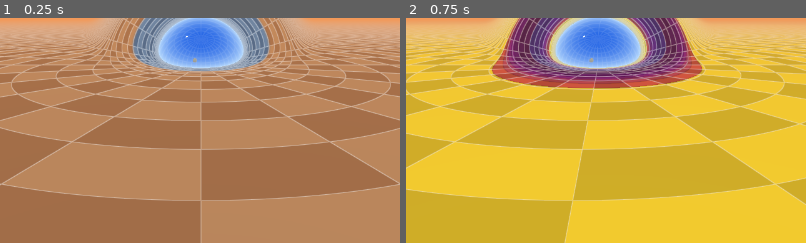
Above: before the commit, frames 1-2 (left to right).
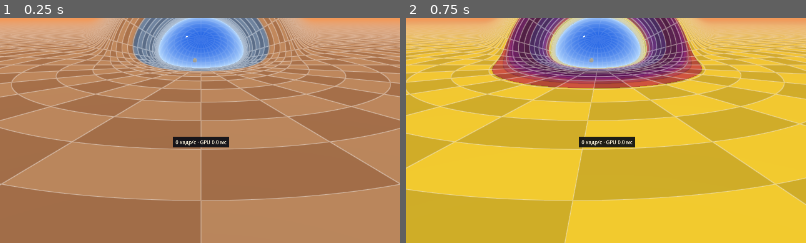
Above: after the commit, the same moments.

Repository: pomid0rko0/steam-frame-wromhole
Game: Godot game, scene res://main.tscn
The game is run twice, just before and just after one commit, with the same random seed, the same clock (stepped at 60 frames per second) and the same inputs.
Inputs (mouse positions are % of the whole screen's width and height, from its top left):
- Up to frame 1 (0.25 s): no input
- Up to frame 2 (0.75 s): tap Enter at 0.5 s; move the mouse to (72, 45) at 0.52 s; hold D from 0.53 s (still down); hold G from 0.53 s (still down); click (72, 45) at 0.67 s
The pictures show only the part of the screen within x 25-75%, y 50-100%; the shares and areas given below are measured in that part.

The runs differ from the first frame. In frame 1, 0.7% of the frame differs, in the area x 43-58%, y 52-58%; in frame 2, 0.7%.

Commit message:
Renderer: one table texel for the whole fillet, the fog's path by chords, one Newton step for the floor, one RK4 step for the eye; bodies' detail by distance
The floor background is opaque (Godot drew it after transparent overlays); the app's tables
are checked against ref/tables.py exactly; tests/shot.gd and tests/frame_time.gd look at and
time poses on the desktop.

Co-Authored-By: Claude Opus 5.5 <noreply@anthropic.com>
Claude-Session: https://claude.ai/code/session_01RfyTkx5iMEWH5HkJvPfwUZ

Diff:
--- a/godot/project.godot
+++ b/godot/project.godot
@@ -73,6 +73,11 @@
 "value": ""
 }
 
+sp_ytab={
+"type": "sampler2D",
+"value": ""
+}
+
 head_n={
 "type": "vec3",
 "value": Vector3(1, 0, 0)
--- a/godot/renderer.gd
+++ b/godot/renderer.gd
@@ -31,7 +31,7 @@
 const BACK_PRIORITY := 100      # the floor and sky after every body
 # a ball's mesh: radial segments (rings half as many) by detail level; a cube's face: segments a side
 const BALL_SEGMENTS := [16, 32, 64, 128]
-const CUBE_SEGMENTS := [1, 4, 16, 32]
+const CUBE_SEGMENTS := [1, 4, 8, 16]
 const STATIC_COLORS := {"spheres_A": [Color(0.80, 0.15, 0.10), Color(0.95, 0.75, 0.15), Color(0.75, 0.75, 0.78)],
 		"spheres_B": [Color(0.75, 0.15, 0.70), Color(0.15, 0.75, 0.30), Color(0.20, 0.35, 0.85)],
 		"pillars_A": [Color(0.85, 0.80, 0.70)], "boxes_B": [Color(0.90, 0.90, 0.95)]}
@@ -48,6 +48,7 @@
 var balls: Array[MeshInstance3D] = []
 var cubes: Array[MeshInstance3D] = []
 var statics: Array[MeshInstance3D] = []
+var static_meshes: Array = []   # per static object: its mesh at each level of detail
 var arrows: MeshInstance3D
 var ball_meshes: Array[Mesh] = []
 var cube_meshes: Array[Mesh] = []
@@ -77,6 +78,7 @@
 	var tabs := space.shader_tables()
 	g.global_shader_parameter_set(&"sp_tab", ImageTexture.create_from_image(tabs[0]))
 	g.global_shader_parameter_set(&"sp_ptab", ImageTexture.create_from_image(tabs[1]))
+	g.global_shader_parameter_set(&"sp_ytab", ImageTexture.create_from_image(tabs[2]))
 	print("renderer: the fillet's tables in %d ms" % (Time.get_ticks_msec() - t0))
 	upload_gravity()
 	sky.shader = SKY[0]
@@ -127,7 +129,7 @@
 
 
 ## scene.json's objects: chart meshes of their universes (kind 2: the mesh's vertices are chart
-## positions about its centre).
+## positions about its centre), each at every level of detail (set_head picks one).
 func _add_statics(parent: Node) -> void:
 	for key: String in ["spheres_A", "spheres_B", "pillars_A", "boxes_B"]:
 		var rows: Array = scene[key]
@@ -136,36 +138,51 @@
 			var m := _body(parent, 2)
 			var mat := m.material_override as ShaderMaterial
 			var centre := Vector3(o[0], o[1], o[2])
-			if key.begins_with("spheres"):
-				var s := SphereMesh.new()
-				s.radius = o[3]
-				s.height = 2.0 * o[3]
-				s.radial_segments = 128 if o[3] >= 2.0 else 96
-				s.rings = s.radial_segments / 2
-				m.mesh = s
-			elif key.begins_with("pillars"):
-				var c := CylinderMesh.new()
-				c.top_radius = o[2]
-				c.bottom_radius = o[2]
-				c.height = o[3]
-				c.radial_segments = 64
-				c.rings = 24
-				m.mesh = c
+			var size: float = o[3]
+			var levels := []
+			for lvl in BALL_SEGMENTS.size():
+				var n: int = BALL_SEGMENTS[lvl]
+				if key.begins_with("spheres"):
+					var sm := SphereMesh.new()
+					sm.radius = size
+					sm.height = 2.0 * size
+					sm.radial_segments = n
+					sm.rings = n / 2
+					levels.append(sm)
+				elif key.begins_with("pillars"):
+					var c := CylinderMesh.new()
+					c.top_radius = o[2]
+					c.bottom_radius = o[2]
+					c.height = o[3]
+					c.radial_segments = n
+					c.rings = n / 4          # along its height: the eye's geodesics bend it near the throat
+					levels.append(c)
+				else:
+					var b := BoxMesh.new()
+					var k: int = CUBE_SEGMENTS[lvl]
+					b.size = Vector3.ONE * 2.0 * size
+					b.subdivide_width = k - 1
+					b.subdivide_height = k - 1
+					b.subdivide_depth = k - 1
+					levels.append(b)
+			m.set_meta(&"radius", o[2] if key.begins_with("pillars") else size)
+			if key.begins_with("pillars"):
 				centre = Vector3(o[0], o[1], 0.5 * o[3])
-			else:
-				var b := BoxMesh.new()
-				b.size = Vector3.ONE * 2.0 * o[3]
-				b.subdivide_width = 11
-				b.subdivide_height = 11
-				b.subdivide_depth = 11
-				m.mesh = b
+				size = maxf(o[2], 0.5 * o[3])
 			var cols: Array = STATIC_COLORS[key]
 			var col: Color = cols[mini(i, cols.size() - 1)]
+			var side := 1.0 if key.ends_with("A") else -1.0
 			mat.set_shader_parameter(&"centre", Vector4(centre.x, centre.y, centre.z, 0.0))
-			mat.set_shader_parameter(&"side", 1.0 if key.ends_with("A") else -1.0)
+			mat.set_shader_parameter(&"side", side)
+			mat.set_shader_parameter(&"size", size)
 			mat.set_shader_parameter(&"color", Vector3(col.r, col.g, col.b))
+			# its centre in R^4, for its detail
+			var p := space.point_from_chart(side, centre)
+			m.set_meta(&"r4", space.embed(p[0], p[1]))
+			m.mesh = levels[1]
 			m.visible = true
 			statics.append(m)
+			static_meshes.append(levels)
 
 
 ## The surface n.x = 0 through the throat, above the floor, as a grid in (l, a): VERTEX.xy.
@@ -214,21 +231,51 @@
 			m.mesh = ball_meshes[_detail(m.material_override as ShaderMaterial)]
 	for m in cubes:
 		if m.visible:
-			m.mesh = cube_meshes[_detail(m.material_override as ShaderMaterial)]
-
-
-## A body's level of detail, 0..3: by its size over its distance from the head; a level finer
-## where it or the head is near the curved zone (the eye's geodesics bend there, and through the
-## throat a body is seen enlarged). A ball of n segments sags pi^2 / 2n^2 of its radius between
-## them: level 3 (128) keeps that under a third of a pixel (about 1 mrad) for a ball one radius away.
+			var mat := m.material_override as ShaderMaterial
+			var c: Vector4 = mat.get_shader_parameter(&"centre")
+			var size: float = 1.8 * mat.get_shader_parameter(&"size")
+			m.mesh = cube_meshes[_detail_at(c, size) if not _straight(c, size) else 0]
+	for i in statics.size():
+		var m := statics[i]
+		if m.visible:
+			var mat := m.material_override as ShaderMaterial
+			m.mesh = static_meshes[i][_detail_at(m.get_meta(&"r4"), m.get_meta(&"radius"), mat.get_shader_parameter(&"size"))]
+
+
+## A body's level of detail, 0..3: a ball of n segments sags pi^2 / 2n^2 of its radius between
+## them, under half a pixel (about 1 mrad here) with n about 100 sqrt(radius / distance), the levels'
+## 16, 32, 64, 128; the distance: in R^4 on the head's side, through the throat (its radii from the
+## centre and the cylinder) on the other. The eye's geodesics bend little over a far body's
+## extent, so the curved space adds a level only where they bend most: a body in or near the
+## curved zone. A cube's or box's face seen
+## straight in a flat universe (sp_toward's own straight case: the head and the body on one side,
+## the line between them clear of the curved zone) is drawn exactly by one quad.
 func _detail(mat: ShaderMaterial) -> int:
-	var c: Vector4 = mat.get_shader_parameter(&"centre")
-	var size: float = mat.get_shader_parameter(&"size")
-	var d := maxf((c - head_point).length() - size, 0.05)
-	var ratio := size / d
-	var lvl := 0 if ratio < 0.02 else (1 if ratio < 0.08 else (2 if ratio < 0.3 else 3))
-	var near := absf(head_l) < space.L + 2.0 or (Vector3(c.x, c.y, c.z).length() < space.Rout + 2.0 and absf(c.w) < space.h + 0.5)
-	return mini(lvl + (1 if near else 0), 3)
+	return _detail_at(mat.get_shader_parameter(&"centre"), mat.get_shader_parameter(&"size"))
+
+
+## The same for a body at the point c of R^4: size its radius (or half size), reach how far it
+## reaches from c.
+func _detail_at(c: Vector4, size: float, reach := -1.0) -> int:
+	reach = size if reach < 0.0 else reach
+	var rc := Vector3(c.x, c.y, c.z).length()
+	var far := (c - head_point).length()
+	if c.w * head_point.w < 0.0:
+		far = maxf(far, rc + Vector3(head_point.x, head_point.y, head_point.z).length() + 2.0 * space.Lc)
+	var ratio := size / maxf(far - reach, 0.05)
+	var lvl := 0 if ratio < 0.025 else (1 if ratio < 0.1 else (2 if ratio < 0.4 else 3))
+	return mini(lvl + 1, 3) if rc < space.Rout + reach + 1.0 else lvl
+
+
+## Whether the head sees the body at c (size its reach) along straight lines of a flat universe.
+func _straight(c: Vector4, size: float) -> bool:
+	var hp := head_point
+	if absf(head_l) < space.L or hp.w * c.w <= 0.0 or absf(absf(c.w) - space.h) > 1e-3:
+		return false
+	var a := Vector3(hp.x, hp.y, hp.z)
+	var dv := Vector3(c.x, c.y, c.z) - a
+	var t := clampf(-a.dot(dv) / maxf(dv.length_squared(), 1e-12), 0.0, 1.0)
+	return (a + t * dv).length() > space.Rout + size
 
 
 ## Movable balls (pos: centres as points of R^4, col: colour and radius) and cubes (cpos: centres,
--- a/godot/shaders/sky_floor.gdshader
+++ b/godot/shaders/sky_floor.gdshader
@@ -1,4 +1,4 @@
 shader_type spatial;
-render_mode unshaded, cull_disabled, depth_draw_never, skip_vertex_transform, fog_disabled;
+render_mode unshaded, cull_disabled, skip_vertex_transform, fog_disabled;
 // The floor and the sky (sky_floor_view.gdshaderinc).
 #include "res://shaders/sky_floor_view.gdshaderinc"
--- a/godot/shaders/sky_floor_gravity.gdshader
+++ b/godot/shaders/sky_floor_gravity.gdshader
@@ -1,5 +1,5 @@
 shader_type spatial;
-render_mode unshaded, cull_disabled, depth_draw_never, skip_vertex_transform, fog_disabled;
+render_mode unshaded, cull_disabled, skip_vertex_transform, fog_disabled;
 // The floor and the sky, the floor coloured by gravity (the gravity views: Renderer.set_gravity_view).
 #define LK_GRAVITY
 #include "res://shaders/sky_floor_view.gdshaderinc"
--- /dev/null
+++ b/godot/tests/dump_tables.gd
@@ -0,0 +1,20 @@
+extends SceneTree
+## The fillet's tables as the app builds them (WormholeSpace.shader_tables), raw float32 into one
+## file each: ref/test_space_gpu.py checks the shader with exactly these and compares them with
+## ref/tables.py's.
+##   godot --headless --path . -s res://tests/dump_tables.gd -- out_prefix [rho0 h R]
+
+
+func _initialize() -> void:
+	var args := OS.get_cmdline_user_args()
+	var p := [Main.THROAT_RADIUS, Main.HALF_LENGTH, Main.FILLET]
+	if args.size() >= 4:
+		p = [float(args[1]), float(args[2]), float(args[3])]
+	var space := WormholeSpace.new(p[0], p[1], p[2])
+	var names := ["tab", "ptab", "ytab"]
+	var imgs := space.shader_tables()
+	for i in 3:
+		var f := FileAccess.open(args[0] + "_" + names[i] + ".f32", FileAccess.WRITE)
+		f.store_buffer(imgs[i].get_data())
+		f.close()
+	quit(0)
--- /dev/null
+++ b/godot/tests/frame_time.gd
@@ -0,0 +1,77 @@
+extends SceneTree
+## The frame's render time at poses on the desktop, to compare two builds at the same poses: a
+## relative measure of the work a frame does, and no more (the headset's speed check, bench.gd,
+## decides). Software Vulkan (lavapipe) shades vertices on one core and pixels on all, so there the
+## bodies' vertices read several times dearer against the pixels than on a GPU. Prints "ft <label>
+## <ms> <triangles>" per pose: the median frame of FRAMES. BARE=1: no bodies, the floor and the sky
+## alone.
+##   godot --path . --resolution 1280x720 -s res://tests/frame_time.gd
+
+const FRAMES := 12
+# [label, l, degrees right, degrees up, a cube that many m in front (0: none)]
+const POSES := [["start", 11.57, 0.0, 0.0, 0.0], ["edge", 5.0, 0.0, 0.0, 0.0], ["edge_down", 5.0, 0.0, -35.0, 0.0],
+	["throat", 0.0, 0.0, 0.0, 0.0], ["throat_side", 0.0, 90.0, 0.0, 0.0], ["b_edge", -5.7, 160.0, -5.0, 0.0],
+	["start_cube", 11.57, 0.0, 0.0, 0.25], ["edge_cube", 5.0, 0.0, 0.0, 0.25], ["edge_down_cube", 5.0, 0.0, -35.0, 0.25],
+	["throat_cube", 0.0, 0.0, 0.0, 0.25], ["boundary_cube", 5.6, 0.0, -10.0, 0.2]]
+
+var main: Main
+var frames := 0
+var pose := -1
+var times: Array = []
+var cube: BallWorld.Cube
+
+
+var bare := OS.get_environment("BARE") != ""     # no bodies: the floor and the sky alone (new build)
+
+
+func _initialize() -> void:
+	main = load("res://main.tscn").instantiate() as Main
+	main.xr_name = "none"
+	if bare:
+		main.toys.enabled = false
+	root.add_child(main)
+
+
+func _process(_delta: float) -> bool:
+	frames += 1
+	if frames == 2:
+		main.menu.visible = false
+		main.hold = true
+		main.camera.position = Vector3(0.0, 1.6, 0.0)
+		RenderingServer.viewport_set_measure_render_time(root.get_viewport_rid(), true)
+		if bare:
+			main.renderer.show_statics(false)
+			main.renderer.set_objects(PackedVector4Array(), PackedVector4Array())
+		_next()
+		return false
+	if pose < 0:
+		return false
+	var t := RenderingServer.viewport_get_measured_render_time_gpu(root.get_viewport_rid())
+	if frames > 6:
+		times.append(t)
+	if times.size() >= FRAMES:
+		times.sort()
+		print("ft %s %.2f %d" % [POSES[pose][0], times[times.size() / 2],
+				RenderingServer.get_rendering_info(RenderingServer.RENDERING_INFO_TOTAL_PRIMITIVES_IN_FRAME)])
+		if pose + 1 >= POSES.size():
+			return true
+		_next()
+	return false
+
+
+func _next() -> void:
+	pose += 1
+	frames = 2
+	times.clear()
+	var p: Array = POSES[pose]
+	main.place_on_axis(p[1], p[2], p[3])
+	if cube:
+		main.toys.world.cubes.erase(cube)
+		cube = null
+	if p[4] > 0.0 and not bare:
+		var sp: WormholeSpace = main.space
+		var hp := sp.geodesic(main.foot_l, main.foot_n, main.frame[1], 1.6, main.frame)
+		var hf: Array = hp[2]
+		var at := sp.geodesic(hp[0], hp[1], -hf[2], p[4] + 0.25, hf)
+		var F: Array = at[2]
+		cube = main.toys.world.add_cube(at[0], at[1], Vector4.ZERO, [F[0], F[1], F[2]], Vector3.ZERO, 0.25, Color(0.95, 0.45, 0.55))
--- /dev/null
+++ b/godot/tests/shot.gd
@@ -0,0 +1,32 @@
+extends SceneTree
+## A picture on the desktop: the scene at a pose, saved after a few frames (looking at a change).
+##   godot --path . --resolution 1280x720 -s res://tests/shot.gd -- out.png [l yaw pitch [cube_dist]]
+
+var main: Main
+var frames := 0
+var args: PackedStringArray
+
+
+func _initialize() -> void:
+	args = OS.get_cmdline_user_args()
+	main = load("res://main.tscn").instantiate() as Main
+	main.xr_name = "none"
+	root.add_child(main)
+
+
+func _process(_delta: float) -> bool:
+	frames += 1
+	if frames == 2:
+		main.menu.visible = false
+		main.camera.position = Vector3(0.0, 1.6, 0.0)
+		if args.size() >= 4:
+			main.hold = true
+			main.place_on_axis(float(args[1]), float(args[2]), float(args[3]))
+	if frames == 4 and args.size() >= 5:
+		main.bench._cube(float(args[4]))
+	if frames == 12:
+		var img := root.get_texture().get_image()
+		img.convert(Image.FORMAT_RGB8)
+		img.save_png(args[0])
+		return true
+	return false
--- a/godot/wormhole_space.gd
+++ b/godot/wormhole_space.gd
@@ -585,9 +585,13 @@
 ## The fillet's tables the shaders read (shaders/space.gdshaderinc, sp_tabAt): E(b, z) and F(b, z),
 ## the parts of a ray's sweep and path length over z (from the fillet's outer end, in the fillet's
 ## variable y) that are not linear in z. ref/tables.py builds the same in Python (ref/test_space_gpu.py
-## checks the shader with it); tests/space_test.gd compares the two. Columns: b by the square root
-## of its distance from rho0 on [0, rho0] and on [rho0, Rout]; knots z = TABLE_ZCAP v^2, v uniform;
-## texel (i, j) of each: the knots j and j + 1 of column i, value and slope times the knot spacing.
+## checks the shader with it); tests/space_test.gd compares the two. Columns (u = i / (TABLE_NB - 1)):
+## b = rho0 (1 - (1 - 2u)^2) up to rho0, then rho0 + (Rout - rho0) sin^2(pi (2u - 1) / 2): dense
+## near rho0, where the fillet's sweep varies fastest, and near Rout, where it goes to 0 as the
+## square root of Rout - b; knots z = TABLE_ZCAP v^2, v uniform; texel (i, j) of each: the knots j
+## and j + 1 of column i, value and slope times the knot spacing. The third, sp_ytab: E and F over
+## the whole fillet, at z = min(Y, TABLE_ZCAP) (Y its inner end), row 0 and 1, texel i: column i's
+## and i + 1's, value and slope per column.
 ## h >= fillet only (a cylinder between the fillets, maybe of length 0): docs/geometry.md.
 const TABLE_NB := 256          # space.gdshaderinc's SP_NB, SP_NZ, SP_ZCAP
 const TABLE_NZ := 64
@@ -599,7 +603,8 @@
 		0.18038078652406933, 0.08566224618958517]
 
 
-## [sp_tab, sp_ptab] as images (TABLE_NB x (TABLE_NZ - 1), RGBA float). Slow in GDScript: once.
+## [sp_tab, sp_ptab, sp_ytab] as images (TABLE_NB x (TABLE_NZ - 1), the last TABLE_NB x 2, RGBA
+## float). Slow in GDScript: once.
 func shader_tables() -> Array[Image]:
 	var s1 := sqrt(0.5)
 	var tab := PackedFloat32Array()
@@ -613,8 +618,7 @@
 	for a in [E, F, dE, dF]:
 		a.resize(TABLE_NZ)
 	for i in TABLE_NB:
-		var u := float(i) / (TABLE_NB - 1)
-		var b := rho0 * (1.0 - (1.0 - 2.0 * u) ** 2) if u <= 0.5 else rho0 + (Rout - rho0) * (2.0 * u - 1.0) ** 2
+		var b := _table_b(float(i))
 		var sig := (b - rho0) / (2.0 * fillet)
 		var k := sqrt(maxf(0.5 - sig, 0.0))
 		var a0 := b * sqrt(2.0 * fillet / (rho0 + b)) / rho0
@@ -638,19 +642,19 @@
 				var sf := 0.0
 				for g in 6:
 					var q := _table_integrands(zp + (z - zp) * _GL_X[g], b, sig, k, a0, p0)
-					if q.z >= 0.95:
+					if q[2] >= 0.95:
 						ok = false
 						break
-					se += _GL_W[g] * q.x
-					sf += _GL_W[g] * q.y
+					se += _GL_W[g] * q[0]
+					sf += _GL_W[g] * q[1]
 				if not ok:
 					continue
 				E[j] += (z - zp) * se
 				F[j] += (z - zp) * sf
 			var q2 := _table_integrands(z, b, sig, k, a0, p0)
 			var dz := 2.0 * TABLE_ZCAP * v / (TABLE_NZ - 1)
-			dE[j] = q2.x * dz
-			dF[j] = q2.y * dz
+			dE[j] = q2[0] * dz
+			dF[j] = q2[1] * dz
 		for j in TABLE_NZ - 1:
 			var o := (j * TABLE_NB + i) * 4
 			tab[o] = E[j]
@@ -661,20 +665,68 @@
 			ptab[o + 1] = dF[j]
 			ptab[o + 2] = F[j + 1]
 			ptab[o + 3] = dF[j + 1]
+	var ytab := PackedFloat32Array()
+	ytab.resize(TABLE_NB * 2 * 4)
+	var vals := []
+	var ders := []
+	for i in TABLE_NB:
+		vals.append(_table_whole(_table_b(float(i))))
+		var lo := maxf(i - 0.01, 0.0)
+		var hi := minf(i + 0.01, TABLE_NB - 1.0)
+		var a := _table_whole(_table_b(hi))
+		var c := _table_whole(_table_b(lo))
+		ders.append(PackedFloat64Array([(a[0] - c[0]) / (hi - lo), (a[1] - c[1]) / (hi - lo)]))
+	for i in TABLE_NB:
+		var j := mini(i + 1, TABLE_NB - 1)
+		for row in 2:
+			var o := (row * TABLE_NB + i) * 4
+			ytab[o] = vals[i][row]
+			ytab[o + 1] = ders[i][row]
+			ytab[o + 2] = vals[j][row]
+			ytab[o + 3] = ders[j][row]
 	return [Image.create_from_data(TABLE_NB, TABLE_NZ - 1, false, Image.FORMAT_RGBAF, tab.to_byte_array()),
-			Image.create_from_data(TABLE_NB, TABLE_NZ - 1, false, Image.FORMAT_RGBAF, ptab.to_byte_array())]
-
-
-## At z: (the sweep's and the path's integrands less their values at s = 0, |s|)
-func _table_integrands(z: float, b: float, sig: float, k: float, a0: float, p0: float) -> Vector3:
+			Image.create_from_data(TABLE_NB, TABLE_NZ - 1, false, Image.FORMAT_RGBAF, ptab.to_byte_array()),
+			Image.create_from_data(TABLE_NB, 2, false, Image.FORMAT_RGBAF, ytab.to_byte_array())]
+
+
+## The impact parameter of the tables' column i (fractional)
+func _table_b(i: float) -> float:
+	var u := i / (TABLE_NB - 1)
+	return rho0 * (1.0 - (1.0 - 2.0 * u) ** 2) if u <= 0.5 else rho0 + (Rout - rho0) * sin(0.5 * PI * (2.0 * u - 1.0)) ** 2
+
+
+## E and F over the whole fillet for impact b (sp_ytab), by Gauss-Legendre in pieces of at most 0.25
+func _table_whole(b: float) -> PackedFloat64Array:
+	var s1 := sqrt(0.5)
+	var sig := (b - rho0) / (2.0 * fillet)
+	var k := sqrt(maxf(0.5 - sig, 0.0))
+	var zY := minf(log((s1 + k) / sqrt(maxf(absf(sig), 1e-12))), TABLE_ZCAP)
+	var a0 := b * sqrt(2.0 * fillet / (rho0 + b)) / rho0
+	var p0 := rho0 * sqrt(2.0 * fillet / (rho0 + b))
+	var n := maxi(ceili(zY / 0.25), 1)
+	var e := 0.0
+	var f := 0.0
+	for m in n:
+		var za := zY * m / n
+		var zb := zY * (m + 1) / n
+		for g in 6:
+			var q := _table_integrands(za + (zb - za) * _GL_X[g], b, sig, k, a0, p0)
+			e += (zb - za) * _GL_W[g] * q[0]
+			f += (zb - za) * _GL_W[g] * q[1]
+	return PackedFloat64Array([e, f])
+
+
+## At z: [the sweep's and the path's integrands less their values at s = 0, |s|] (doubles: a
+## Vector3 is single precision)
+func _table_integrands(z: float, b: float, sig: float, k: float, a0: float, p0: float) -> PackedFloat64Array:
 	var s1 := sqrt(0.5)
 	var e := exp(z)
 	var s := 0.5 * (sig * e / (s1 + k) + (s1 + k) / e)
 	if absf(s) >= 0.95:
-		return Vector3(0.0, 0.0, absf(s))
+		return PackedFloat64Array([0.0, 0.0, absf(s)])
 	var r := rho0 + 2.0 * fillet * s * s
 	var c := sqrt(2.0 * fillet / ((r + b) * (1.0 - s * s)))
-	return Vector3(b * c / r - a0, c * r - p0, absf(s))
+	return PackedFloat64Array([b * c / r - a0, c * r - p0, absf(s)])
 
 
 ## The point (l, n) at a point P of R^4 on the space (the inverse of embed)
Not shown, changed: godot/shaders/eye.gdshaderinc
Not shown, changed: godot/shaders/sky_floor_view.gdshaderinc
Not shown, changed: godot/shaders/space.gdshaderinc
Not shown, added: godot/tests/dump_tables.gd.uid
Not shown, added: godot/tests/frame_time.gd.uid
Not shown, added: godot/tests/shot.gd.uid
Not shown, changed: docs/wishlist.md
Not shown, changed: ref/tables.py
Not shown, changed: ref/test_space_gpu.py
